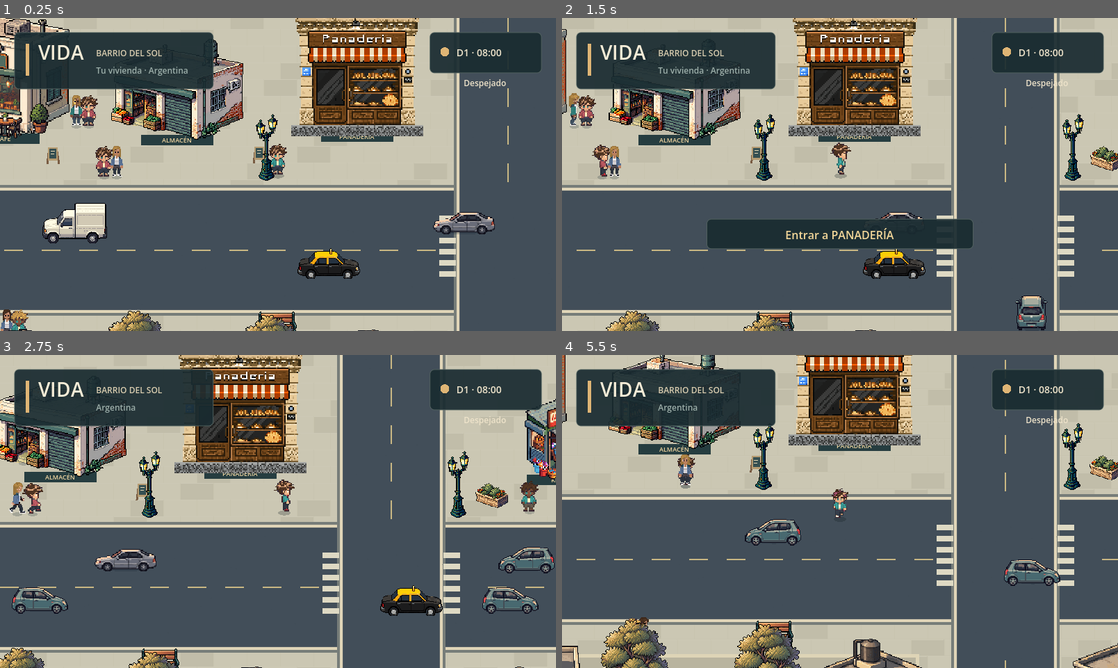
Above: before the commit, frames 1-4 (two rows, left to right).
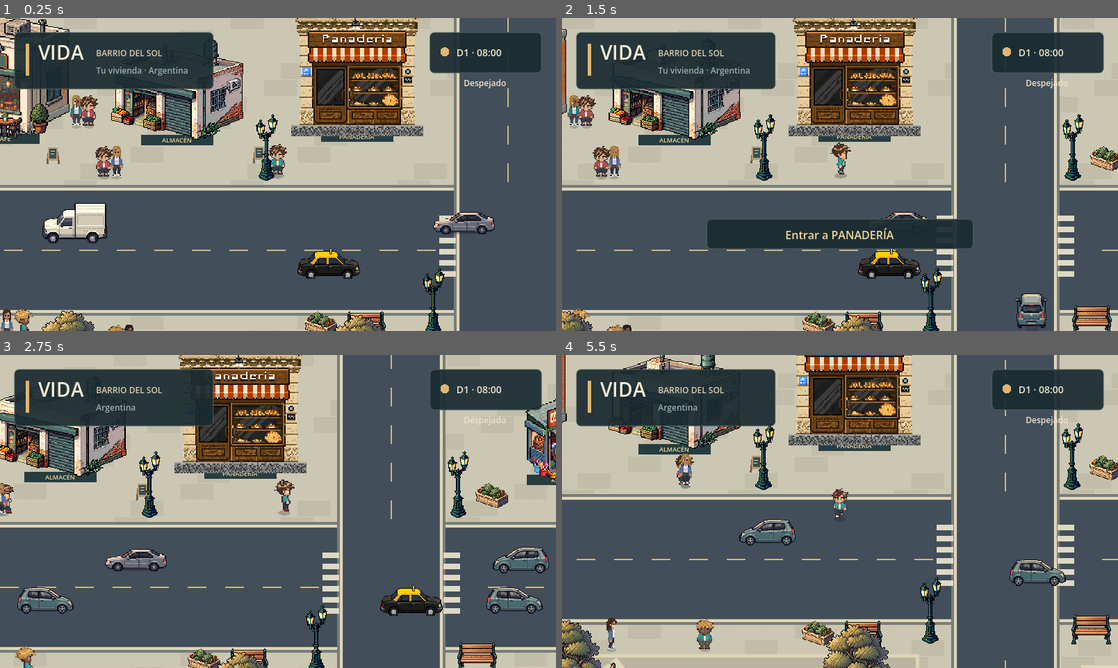
Above: after the commit, the same moments.

Repository: AgustinWojtyszyn/Life--simulador-de-vida
Game: Godot game, scene res://scenes/playground.tscn
Same seed, same stepped clock (60 frames per second), same inputs: the game is played once before the commit and once after it. This scene is started directly instead of the project's main scene.
Inputs (mouse positions are in pixels of both pictures, inside the frame that each line leads up to):
- Up to frame 1 (0.25 s): no input
- Up to frame 2 (1.5 s): move the mouse to (962, 158) at 0.52 s; hold D (move_right) 0.53-1.25 s; tap E (interact) at 0.6 s; click (962, 158) at 0.67 s; drag from (728, 190) to (812, 237) at 1.27 s
- Up to frame 3 (2.75 s): move the mouse to (333, 442) at 2.02 s; hold D (move_right) from 2.03 s (still down); tap E (interact) at 2.1 s
- Up to frame 4 (5.5 s): release D (move_right) at 2.75 s; drag from (812, 574) to (673, 464) at 2.77 s; move the mouse to (1006, 558) at 3.52 s; hold A (move_left) 3.53-4.25 s; tap E (interact) at 3.6, 5.1 s; drag from (673, 464) to (756, 433) at 4.27 s; move the mouse to (867, 511) at 5.02 s; hold S (move_down) from 5.03 s (still down); click (867, 511) at 5.17 s

The runs differ from the first frame. In frame 1, 2.4% of the frame differs, in the area x 1-80%, y 79-100%; in frame 2, 3.7%; in frame 3, 5.0%; in frame 4, 7.8%, in the area x 0-100%, y 31-100%.

Commit message:
fix: reserve plaza parking and civic blocks from procedural facades

Diff:
--- a/scripts/data/district_blocks.gd
+++ b/scripts/data/district_blocks.gd
@@ -98,6 +98,8 @@
 				continue
 			if reserved_for_side_facade(x, district):
 				continue
+			if reserved_city_feature(Vector2(x, y)):
+				continue
 			if y < 500 and x < 1380:
 				# The first four authored regional storefronts already occupy it.
 				continue
@@ -135,6 +137,8 @@
 				continue
 			if reserved_for_side_facade(x, district):
 				continue
+			if reserved_city_feature(Vector2(x, y)):
+				continue
 			if road.position.y > 1800 and road.position.y < 2100 and x > 1930 and x < 2770:
 				continue
 			slots.append({"position": Vector2(x, y), "kind": "house", "mode": "EXTERIOR_ONLY", "asset_index": index, "facing": "north", "street_normal": "north"})
@@ -150,10 +154,10 @@
 				continue
 			var left_x := road.position.x - 122.0
 			var right_x := road.end.x + 122.0
-			if left_x > 120:
+			if left_x > 120 and not reserved_city_feature(Vector2(left_x, y)):
 				slots.append({"position": Vector2(left_x, y), "kind": "house", "mode": "EXTERIOR_ONLY", "asset_index": index, "facing": "east", "street_normal": "east"})
 				index += 1
-			if right_x < district.world_size.x - 120:
+			if right_x < district.world_size.x - 120 and not reserved_city_feature(Vector2(right_x, y)):
 				slots.append({"position": Vector2(right_x, y), "kind": "house", "mode": "EXTERIOR_ONLY", "asset_index": index, "facing": "west", "street_normal": "west"})
 				index += 1
 
@@ -164,3 +168,12 @@
 		if x >= road.position.x - 300.0 and x <= road.end.x + 300.0:
 			return true
 	return false
+
+static func reserved_city_feature(at: Vector2) -> bool:
+	# Keep authored civic spaces free of procedural facades. These regions are
+	# intentionally occupied by the starter plaza, parking and Argentina's
+	# full-block sports complex.
+	var starter_plaza := Rect2(35, 585, 790, 400)
+	var starter_parking := Rect2(980, 600, 450, 345)
+	var civic_block := Rect2(1900, 2020, 890, 650)
+	return starter_plaza.has_point(at) or starter_parking.has_point(at) or civic_block.has_point(at)
